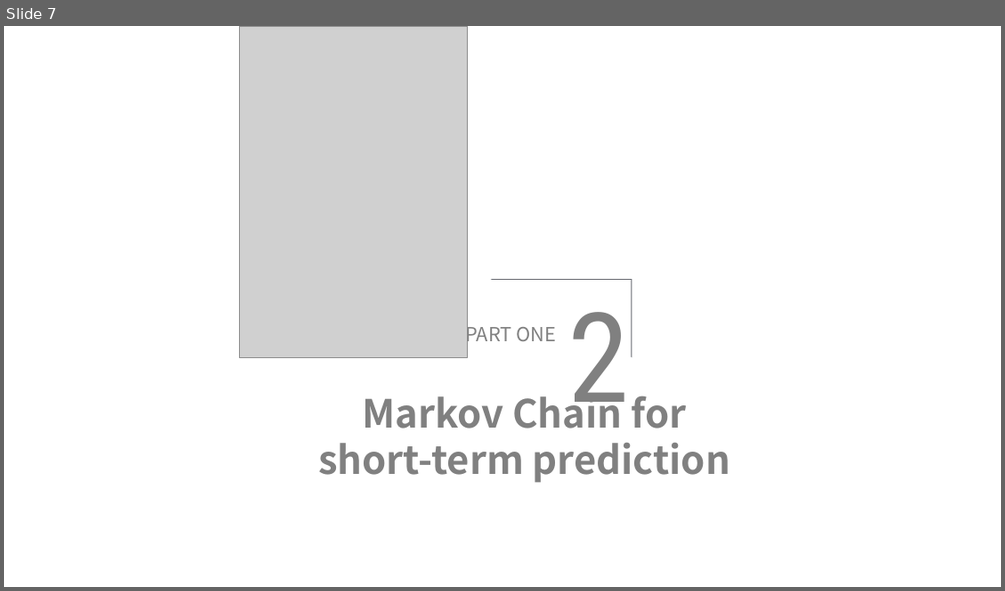
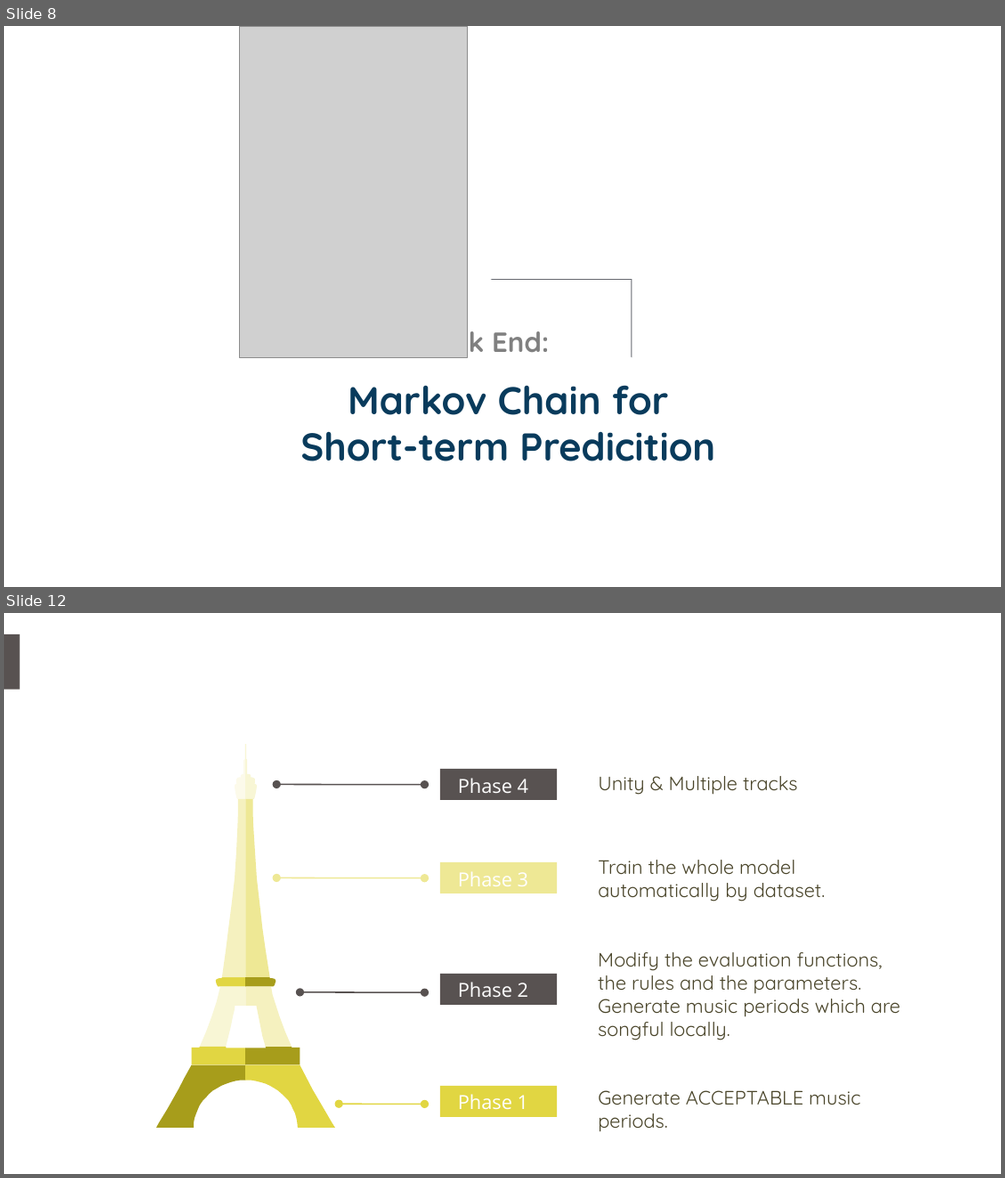
Before and after one commit to yippp/Musier, a slide deck: MidtermPRE/MusierMidtermFront.pptx. Shown one above the other, each under a label of ours: slide 7 before the commit, slides 8 and 12 after it; the slides between them are not shown. The pictures are 1005x591 and 1005x1178 pixels, drawn with LibreOffice and Linux fonts; fonts in the diff are those of the drawing; grey boxes stand for pictures. Boxes give left, top, right and bottom in pixels: in the first picture for what was removed or moved away, otherwise in the second. Text is boxed around its words. In the diff, an @@ line names an element or a change of style, - is before the commit and + after.

```diff
--- a/MidtermPRE/MusierMidtermFront.pptx
+++ b/MidtermPRE/MusierMidtermFront.pptx
@@ slide 12 added at bbox=[4, 613, 1001, 1174], background #FFFFFF @@
@@ rectangle added at bbox=[4, 634, 20, 689], fill #585251 @@
@@ rectangle added at bbox=[20, 634, 299, 691], fill #FFFFFF @@
@@ group added at bbox=[276, 769, 798, 799]: 2 texts, 1 rectangle, 1 double arrow @@
+Unity & Multiple tracks
+Phase 4
@@ double arrow added from (276, 878) to (425, 878), #EEE895 1 pt @@
@@ rectangle added at bbox=[439, 862, 556, 893], fill #EEE895 @@
@@ text added at bbox=[598, 860, 825, 901], 14 pt, text #4A452A @@
+Train the whole model automatically by dataset.
@@ group added at bbox=[156, 744, 335, 1127]: 12 freeform shapes @@
@@ group added at bbox=[300, 952, 900, 1040]: 2 texts, 1 rectangle, 1 double arrow @@
+Modify the evaluation functions,
+the rules and the parameters.
+Generate music periods which are songful locally.
+Phase 2
@@ group added at bbox=[339, 1086, 860, 1132]: 2 texts, 1 rectangle, 1 double arrow @@
+Generate ACCEPTABLE music periods.
+Phase 1
@@ what was slide 7 is now slide 8 @@
@@ slide 8 changed as well @@
@@ text removed at bbox=[568, 312, 630, 428] @@
-2
@@ text at bbox=[419, 322, 549, 359]: text changed; size 14 to 20 pt; font Noto Sans CJK SC to Quicksand; bold on @@
-PART ONE
+Back End:
@@ text at bbox=[300, 385, 715, 461]: text changed; font Noto Sans CJK SC to Quicksand; text colour #808080 to #093B5C @@
-Markov Chain for short-term prediction
+Markov Chain for Short-term Predicition
```
Also in this commit, not shown: 2 other slides changed, 10 other slides added, 22 slides removed.
